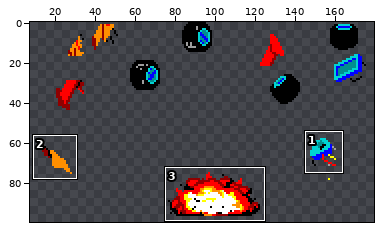
One commit to this sprite sheet: sprites/coches/Crash/crash6.png. The picture above shows the old version from afar; the outline marks the close-up.
Close-up. Before the edit:
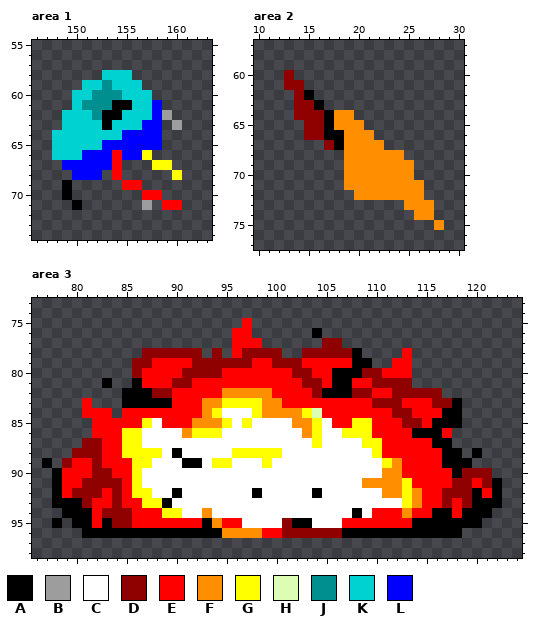
The file is 196x100 pixels. Shown: area 1: x 146..163, y 55..74; area 2: x 10..30, y 57..77; area 3: x 76..124, y 73..98. The wide view leaves out empty margins. The commit also changed other parts of the picture, which this record leaves out.
Palette (. is transparent): A #000000  B #9d9d9d  C #ffffff  D #8f0000  E #ff0000  F #ff8f00  G #ffff00  H #dcfeb4  J #008f8f  K #00d2d2  L #0000ff
Pixels before, area 1, first column x 148:
58 .....KKK.....
59 ...KKJKKK....
60 ..KKJJJKKK...
61 ..KJJJAAKKL..
62 .KKKJAAKKKLB.
63 .KKKKAKKKLL.B
64 KKKKKKKLLLL..
65 KKKKKLLLLLL..
66 KKKLLLELLG...
67 .LLLLLE...GG.
68 ..LLL.E.....G
69 .A.....EE....
70 .A.......EE..
71 ..A......B.EE
Pixels before, area 2, first column x 13:
60 D...............
61 DD..............
62 .DA.............
63 .DDA............
64 .DDDAFF.........
65 ..DDAFFF........
66 ..DDAAFFF.......
67 ....DAFFFF......
68 ......FFFFFF....
69 ......FFFFFFF...
70 ......FFFFFFF...
71 ......FFFFFFFF..
72 .......FFFFFFF..
73 ............FFF.
74 .............FF.
75 ...............F
Pixels before, area 3, first column x 77:
75 ....................E.........................
76 ...................EE......A..................
77 ...................EEE......DD................
78 ..........DDDDDD.D.EDDDD..DDDDDA....E.........
79 .........DDEEEEDDDDDDEEDDDEEEEEAA..EE.........
80 .........DEEEEDDDDEEEEEEEDDEEAAADDEEE.........
81 ......A..AEEEDDEEEEEEEEEEEDDEAAEEDDDD.........
82 ........AAADDEEEEEFFFFFEEEEDAAADDEEDDDDD......
83 ....E...AAAAAEEEFFGGGGFFEEEEEEEEEDDDEEEDDA....
84 ....EEE.EEEEEEEEFGCCCGFFFFGHEEEEEEEDDEEEAA....
85 .....EEEEEGCEEEFFFGCGCCCCFFGCEEGGEEEDDEAAA....
86 .....EEEGGCCCCFGGGCCCCCCCCFGCCGGGEEEEAAAE.....
87 ....DDEEGGCCCCCCCCCCCCCCCCCGCCCCGGEEEEEAA.....
88 ...DDDEEGGGGCACCCCCGGGGGCCCCCCCCCGEEEEEEAA.A..
89 A.DEEDEEEGGCCCAACGGCCCGCCCCCCCCCCCGFEEEEAAA...
90 .AEEEDDEEGCCCCCCCCCCCCCCCCCCCCCCCCFFEEEEEADDD.
91 .AEEDDDDEGCCCCCCCCCCCCCCCCCCCCCCFFFFGEEEEDDEDA
92 .AEDDDEDEGGCCACCCCCCCACCCCCACCCCCCFFGFEEDDDAEA
93 .AAADEEDEEGGACCCCCCCCCCCCCCCCCCCCCCCGFEEDEDAAA
94 ..AAAEDDDEEEGGCCFCCCCCCCCCCCCCCACEEEFEEAAEAAA.
95 .A.AAEADDEEEEEEEAFEECCCCDAACCCEEEEEEEAAAAAAA..
96 ....AAAAAAAAAAAAAAFFFFEEDDDDDDAAAAAAAAAAAA....
The same view after the edit:
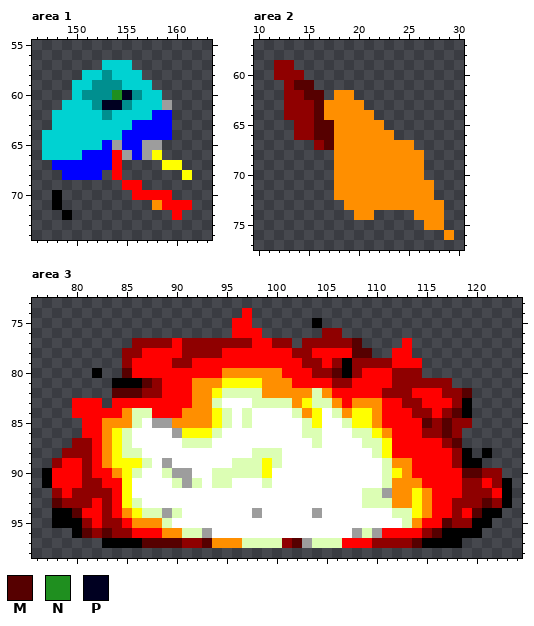
Colours new in this view: M #560000  N #1f8f1f  P #000021
What changed:
Changed rows in their new state; - is an unchanged pixel.
Area 1:
first column x 147:
57 ------KKK------
58 ----KKJ--K-----
59 ---K-J-J--K----
60 ----J--NPJ-K---
61 --K-K-PPJ--KB--
62 -K---KJK----L--
63 -K----K--L--L.-
64 K-----------L--
65 K------B--BB---
66 K-------B-BG---
67 -L---------.-G-
68 --L----------.G
69 --.------------
70 -A.------E--E--
71 -A-.------.F--E
72 --A----------E-
Area 2:
first column x 12:
59 DD----------------
60 D-D---------------
61 --MM--------------
62 -D-MM-FF----------
63 -D--MFFFF---------
64 -D--MF--FF--------
65 --D-MM---FF-------
66 --D-MMF---FF------
67 ----DMF----FFF----
68 ------F------FF---
69 ------F-------F---
70 ------F-------F---
71 ------F--------F--
72 ------FF-------F--
73 -------FFFFFF---F-
74 --------FF------F-
75 ---------------F--
76 -----------------F
Area 3:
first column x 77:
74 --------------------E--------------------------
75 -------------------E-------A-------------------
76 ---------------------E-----.DD-----------------
77 ---------DDDDEDDDDDDD-EDD-DD--DM----E----------
78 --------DDEEEE--D-E-EEEEED-EEEEMM--E-----------
79 --------DEE--DDEEEEEE--EEEDD-DADDDD--E---------
80 -----A--ME----EEEEFFFFFF-EEDDM-DEE-DDD---------
81 ------.AA-MD-EEFFFGGGGFFF-EE-DD--EE--DDDD------
82 -------MMMD-E--FFGHHHH-FFFFHFEEEE-D--EEEDDM----
83 ---E-E-EEEEEE--F-HCCCHHHHFGHHF-FFFEEDD-EEDA----
84 ---E---EFHH---FF--H-HCCCCHFGCHFGGF-EEDD-DMA----
85 ----E-FFFHCBBFF--GH-H----CH--CH--F--EEMDMDD----
86 ----E-FGHC---BG--H--------HH--CHHGF--EDDMD-----
87 ---D-EFGHC----HHH----------H----HHG----EDM-----
88 --D--EFGHHCC-C-----CCHHH---------HG-----EDA.A--
89 .DE-DEFGG-H-B-CC-CCHHH-H----------H-F---ED-A---
90 AE--DEEFGH--HBB--HHHHHG-----------HGF----EMM-D-
91 AE----EEGC---HBH-HH---H---------CCH-FF---E-DEDA
92 -D----DEGCC--C-------C-----C----HHB-FGF-EE-DDEA
93 -MDD--DEGHCCC-------------------HHHFFGF-ED-DMDA
94 -A-ME--EFGHHBH--C----B-----B---C-CCHHGFEEDEM-A-
95 --A-D-D-EFFFHCCCCCCC----CCC---CCCCCCHFEEMDD-A--
96 ---AMDMDDEEEFFHHBCCCCCCCCCCCCCCBHBEEEEDM--AA---
97 ------AAAAMMMMDDMFFFHHHHDMBHHHEEEDDDDMAAAA-----
Boxes around the changes in both close-ups, in picture pixels (x1, y1, x2, y2):
changed: (42, 60, 192, 220)
changed: (274, 60, 454, 240)
changed: (42, 308, 512, 548)
